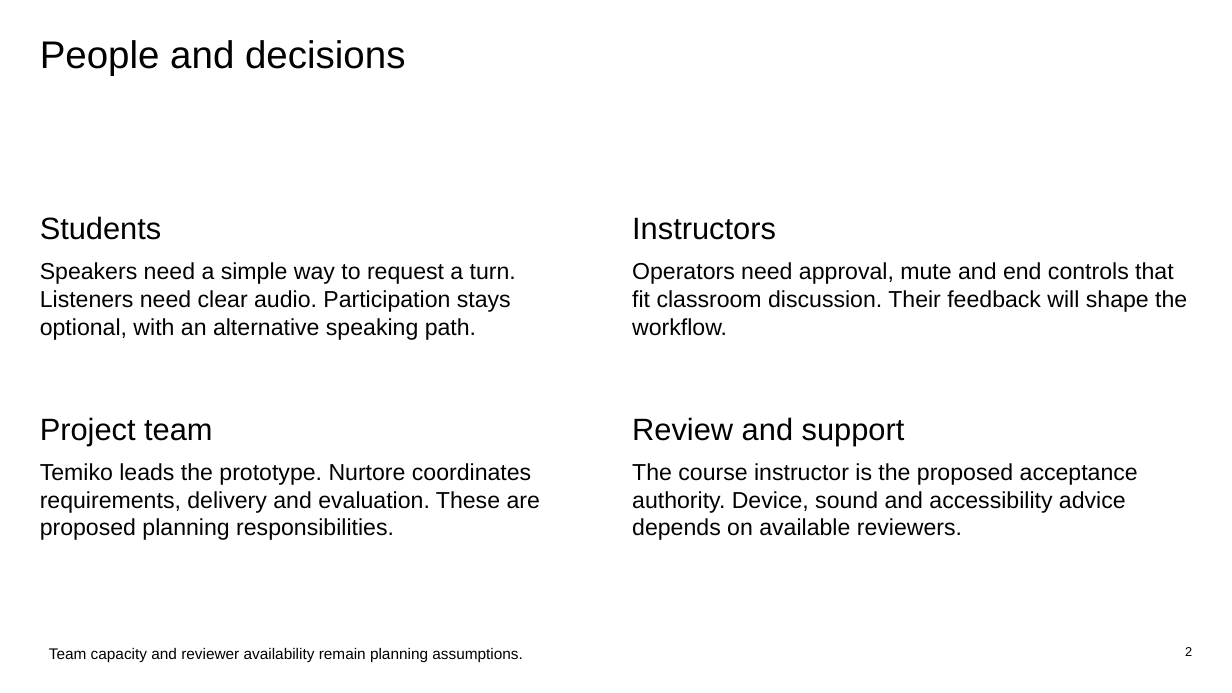
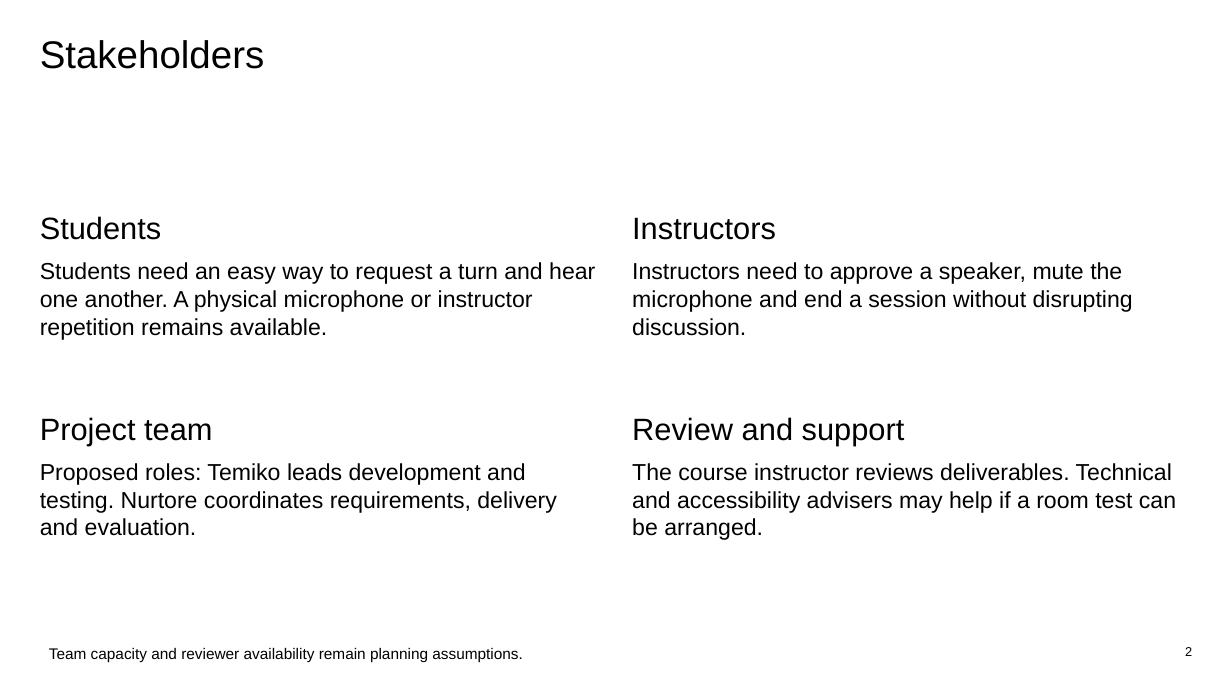
Before and after one commit to GravityCodez/project-managment, a slide deck: slide 2 of submissions/initial-phases/A_Aspiration/ClassMic_A2_Three_Slides.pptx. Drawn at 1232x693 pixels with LibreOffice and Linux fonts; fonts in the diff are those of the drawing. Boxes give left, top, right and bottom in pixels: in the first picture for what was removed or moved away, otherwise in the second. Text is boxed around its words. In the diff, an @@ line names an element or a change of style, - is before the commit and + after.

Commit message:
Refine coursework wording and metadata; stage lab revision

```diff
--- a/submissions/initial-phases/A_Aspiration/ClassMic_A2_Three_Slides.pptx
+++ b/submissions/initial-phases/A_Aspiration/ClassMic_A2_Three_Slides.pptx
@@ title at [40, 40, 265, 69]: text changed @@
-People and decisions
+Stakeholders
@@ text at [40, 262, 595, 340]: text changed @@
-Speakers need a simple way to request a turn. Listeners need clear audio. Participation stays optional, with an alternative speaking path.
+Students need an easy way to request a turn and hear one another. A physical microphone or instructor repetition remains available.
@@ text at [632, 262, 1133, 336]: text changed @@
-Operators need approval, mute and end controls that fit classroom discussion. Their feedback will shape the workflow.
+Instructors need to approve a speaker, mute the microphone and end a session without disrupting discussion.
@@ text at [40, 463, 557, 536]: text changed @@
-Temiko leads the prototype. Nurtore coordinates requirements, delivery and evaluation. These are proposed planning responsibilities.
+Proposed roles: Temiko leads development and testing. Nurtore coordinates requirements, delivery and evaluation.
@@ text at [632, 463, 1176, 540]: text changed @@
-The course instructor is the proposed acceptance authority. Device, sound and accessibility advice depends on available reviewers.
+The course instructor reviews deliverables. Technical and accessibility advisers may help if a room test can be arranged.
```
Also in this commit, not shown: 2 other slides changed, 32 other files.
